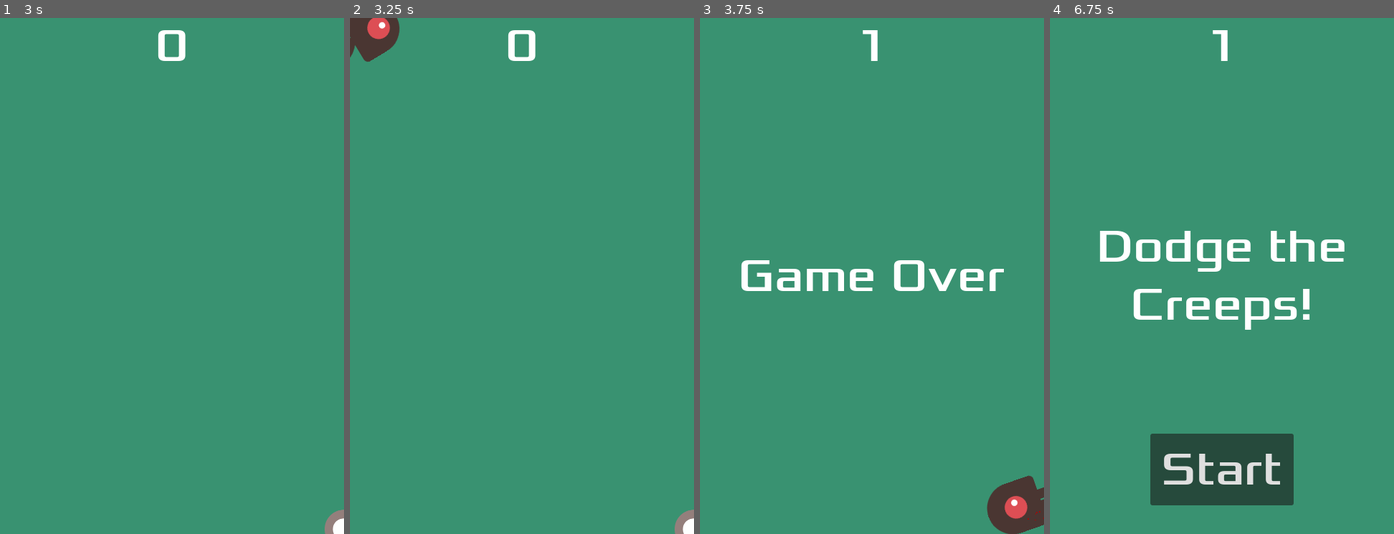
Above: before the commit, frames 1-4 (left to right).
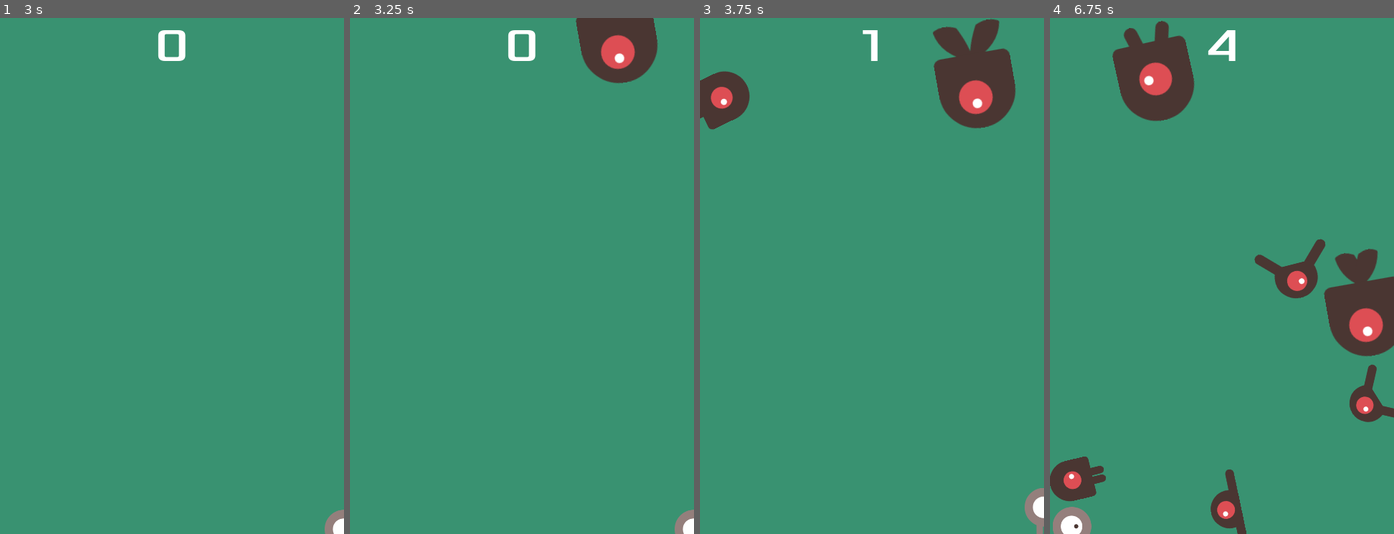
Above: after the commit, the same moments.

Repository: ajtran303/godot-creep-dodge-redux
Game: Godot game, scene res://main.tscn
The game is run twice, just before and just after one commit, with the same random seed, the same clock (stepped at 60 frames per second) and the same inputs.
Inputs:
- Up to frame 1 (3 s): click "Start" at 0.5 s; hold Right (move_right) 1.28-2.03 s; hold Down (move_down) 2.03-2.78 s; hold Right (move_right) from 2.78 s (still down)
- Up to frame 2 (3.25 s): keep holding Right (move_right)
- Up to frame 3 (3.75 s): release Right (move_right) at 3.53 s; hold Up (move_up) from 3.53 s (still down)
- Up to frame 4 (6.75 s): release Up (move_up) at 4.28 s; hold Left (move_left) 4.28-5.78 s; hold Down (move_down) 5.78-6.53 s; hold Right (move_right) from 6.53 s (still down)

Frame 1 is identical in both runs. In frame 2, 3.5% of the frame differs, in the area x 0-90%, y 0-13%; in frame 3, 8.2%; in frame 4, 19%, in the area x 0-100%, y 0-100%.

Commit message:
make mobs vary in size and speed

Diff:
--- a/main.gd
+++ b/main.gd
@@ -41,6 +41,10 @@
 func _on_mob_timer_timeout() -> void:
 	var mob = mob_scene.instantiate()
 
+	var scale_factor = randf_range(0.75, 1.5)
+	mob.get_node("AnimatedSprite2D").scale *= scale_factor
+	mob.get_node("CollisionShape2D").scale = Vector2.ONE * scale_factor
+
 	var mob_spawn_location = $MobPath/MobSpawnLocation
 	mob_spawn_location.progress_ratio = randf()
 
@@ -51,7 +55,7 @@
 	direction += randf_range(-PI / 4, PI / 4)
 	mob.rotation = direction
 
-	var velocity = Vector2(randf_range(150.0, 250.0), 0.0)
+	var velocity = Vector2(randf_range(150.0, 250.0), 0.0) / scale_factor
 	mob.linear_velocity = velocity.rotated(direction)
 
 	add_child(mob)
